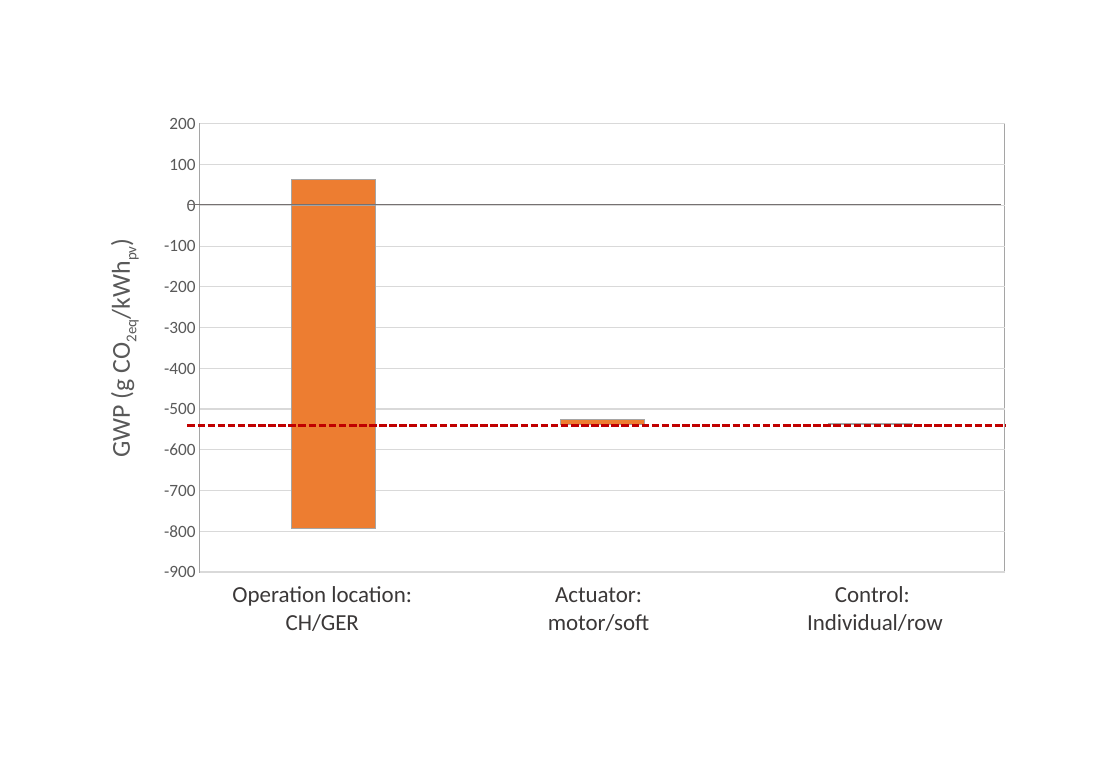
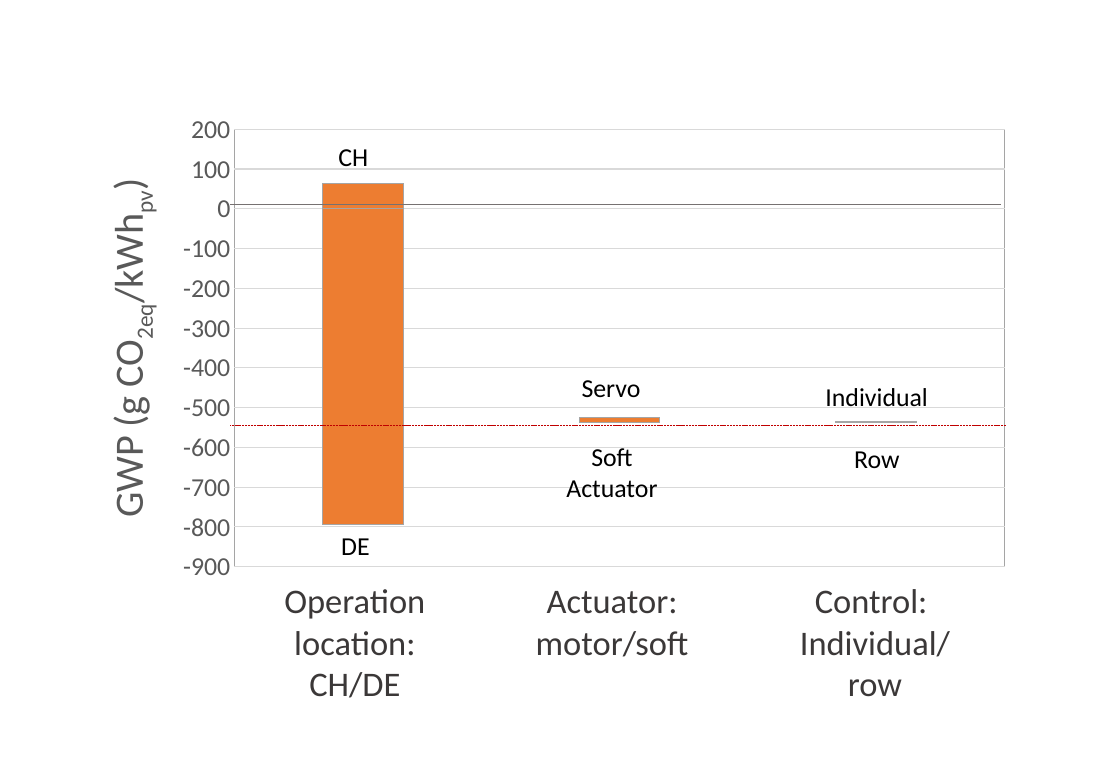
Before and after one commit to architecture-building-systems/LCA_Paper, a slide deck: slide 19 of elsarticle/Images/Thesis charts.pptx. Drawn at 1120x775 pixels with LibreOffice and Linux fonts; fonts in the diff are those of the drawing. Boxes give left, top, right and bottom in pixels: in the first picture for what was removed or moved away, otherwise in the second. Text is boxed around its words. In the diff, an @@ line names an element or a change of style, - is before the commit and + after.

```diff
--- a/elsarticle/Images/Thesis charts.pptx
+++ b/elsarticle/Images/Thesis charts.pptx
@@ column stacked chart at (82,104,1024,593) @@
@@ value axis title "GWP (g CO2eq/kWhpv) " to "GWP (g CO2eq/kWhpv)" @@
@@ value axis changed @@
@@ text added at (338,149,368,166), 18 pt, text #000000 @@
+CH
@@ line moved from (187, 205) - (1002, 205) to (231, 205) - (1002, 205) @@
@@ text added at (582,380,641,397), 18 pt, text #000000 @@
+Servo
@@ text added at (825,388,927,407), 18 pt, text #000000 @@
+Individual
@@ line moved from (187, 426) - (1006, 426) to (231, 426) - (1006, 426) @@
@@ line (231, 426) - (1006, 426): stroke #C00000 1.75 pt dashed to #C00000 0.25 pt dashed @@
@@ text added at (566,448,657,498), 18 pt, text #000000 @@
+Soft
+Actuator
@@ text added at (854,451,899,468), 18 pt, text #000000 @@
+Row
@@ text added at (341,538,369,555), 18 pt, text #000000 @@
+DE
@@ text at (284,589,425,698): text changed; size 16 to 24 pt @@
-Operation location: CH/GER
+Operation location: CH/DE
@@ text "Actuator: motor/soft": place and size @@
-text "Actuator: motor/soft" at (548,587,649,631)
+text "Actuator: motor/soft" at (536,591,689,657)
@@ text "Actuator: motor/soft" at (536,591,689,657): size 16 to 24 pt @@
@@ text "Control:" at (800,589,950,697): size 16 to 24 pt @@
```
Also in this commit, not shown: 11 other slides changed, 10 other files.
